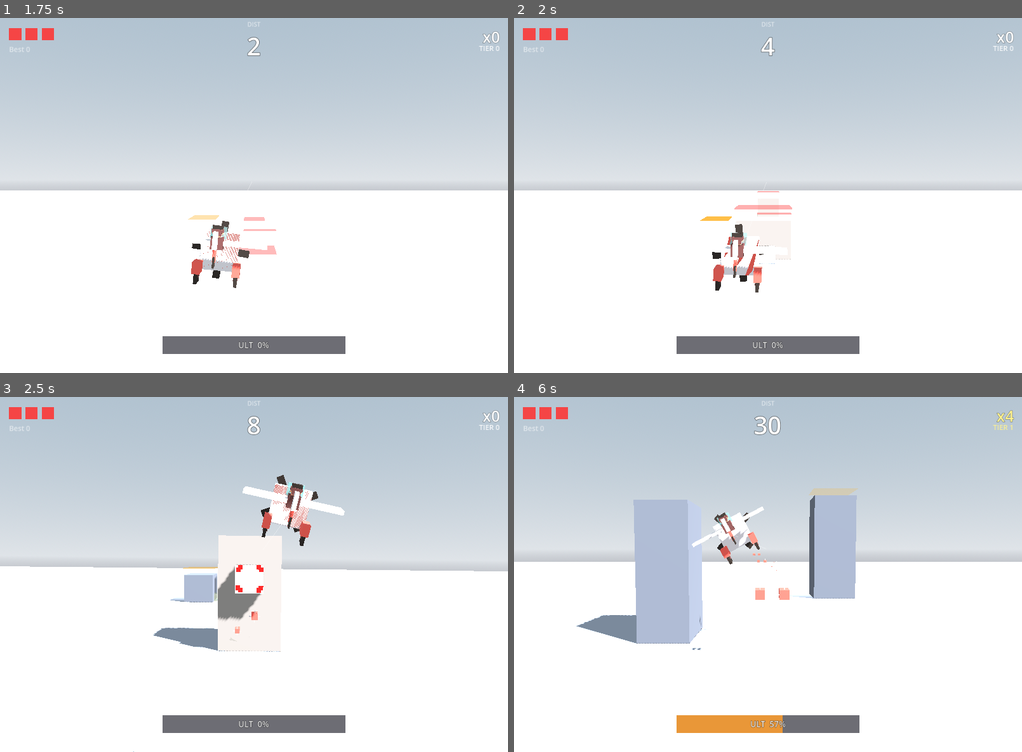
Above: before the commit, frames 1-4 (two rows, left to right).
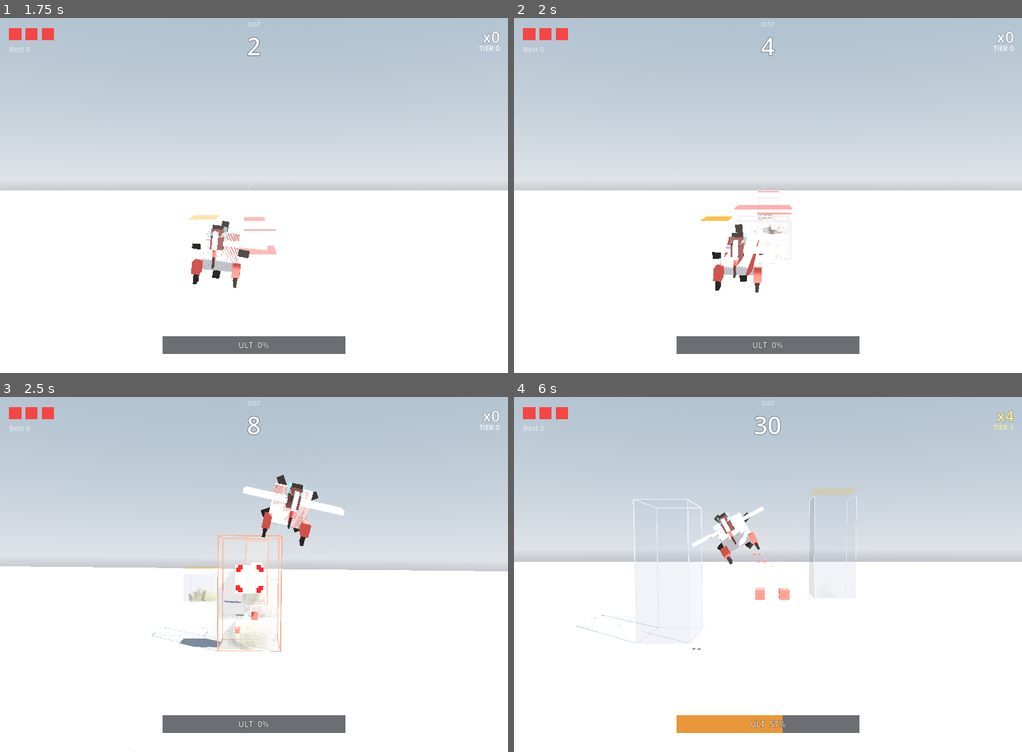
Above: after the commit, the same moments.

Repository: weathermanho/supercent
Game: Godot game, scene res://scenes/Main.tscn
Two runs of this game, one before a commit and one after it. Both use one fixed random seed, a clock stepped at 60 frames per second and the inputs below.
Inputs (mouse positions are in pixels of both pictures, inside the frame that each line leads up to):
- Up to frame 1 (1.75 s): tap Enter at 0.5, 1.25 s; move the mouse to (365, 177) at 0.52 s; hold Right mouse button (fire_missle) 0.53-1.25 s; click (365, 177) at 0.67 s; drag from (152, 213) to (228, 266) at 1.27 s
- Up to frame 2 (2 s): no input
- Up to frame 3 (2.5 s): move the mouse to (304, 496) at 2.02 s; hold Right mouse button (fire_missle) from 2.03 s (still down); click (304, 496) at 2.17 s
- Up to frame 4 (6 s): release Right mouse button (fire_missle) at 2.75 s; drag from (742, 645) to (615, 521) at 2.77 s; move the mouse to (920, 627) at 3.52 s; hold Right mouse button (fire_missle) 3.53-4.25 s; click (920, 627) at 3.67 s; drag from (615, 521) to (691, 485) at 4.27 s; move the mouse to (793, 574) at 5.02 s; hold Right mouse button (fire_missle) 5.03-5.75 s; click (793, 574) at 5.17 s; drag from (691, 485) to (666, 592) at 5.77 s

Frame 1 is identical in both runs. In frame 2, less than 0.1% of the frame differs, in the area x 47-55%, y 55-69%; in frame 3, 2.7%; in frame 4, 7.2%, in the area x 12-68%, y 27-70%.

Commit message:
feat(gameplay): 기둥 X-ray 와이어프레임 + threat indicator
기둥을 *통과 가능성*을 즉시 가늠할 수 있게 시각화 재설계:

(1) X-ray look:
- 기둥 body를 transparent_box (alpha 0.18)로 → 겹친 기둥 사이로
  깊이가 보임.
- 12개 모서리 박스(thickness 3, unshaded)를 따로 그려서 silhouette만
  선명하게 → 와이어프레임 X-ray 느낌.

(2) Threat indicator:
- Main._move_pillars에 비행기 swept volume 계산
  (x: plane.x ~ +2500, y: ±22, z: ±30).
- 각 기둥에 swept box ∩ pillar AABB 검사 — y/z 둘 다 겹쳐야 충돌.
- Pillar.set_threat()이 _edge_mat을 빨간 emission으로 토글.
- Pillar._process가 emission_energy를 1.4~2.6 사이 펄스 (sin, ~125bpm).

결과:
- 짧은 ground 기둥 → 비행기 y가 위라 자동 안전 → 모서리 회색
- 긴 ground 기둥 + 내 z 레인 → 충돌 코스 → 빨간 펄스 모서리
- 천장 기둥 짧은 거 → 자동 안전 → 회색
- 천장 기둥 긴 거 + 내 z → 빨간 펄스

좌우/상하로 비행기 움직이면 모서리 색이 실시간 바뀜 = 통과 가능성
직접 보임. 충돌 검사 식 그대로 forward 연장이라 *수학적으로 정확*.

Co-Authored-By: Claude Opus 4.7 <noreply@anthropic.com>

Diff:
--- a/godot_project/scripts/Main.gd
+++ b/godot_project/scripts/Main.gd
@@ -529,6 +529,21 @@
 
 
 func _move_pillars(dt_ms: float) -> void:
+	# Plane's "swept volume" — the box ahead of the plane representing where
+	# it WILL physically be. Any pillar AABB-overlapping this box is on a
+	# collision course (threat) and will glow red. Same z/y math as the actual
+	# crash check, just extended forward in x.
+	const SWEEP_LEN: float = 2500.0
+	const SWEEP_HALF_Y: float = 22.0
+	const SWEEP_HALF_Z: float = 30.0
+	var p: Vector3 = airplane.position
+	var sweep_x_min: float = p.x
+	var sweep_x_max: float = p.x + SWEEP_LEN
+	var sweep_y_min: float = p.y - SWEEP_HALF_Y
+	var sweep_y_max: float = p.y + SWEEP_HALF_Y
+	var sweep_z_min: float = p.z - SWEEP_HALF_Z
+	var sweep_z_max: float = p.z + SWEEP_HALF_Z
+
 	var to_remove: Array[int] = []
 	for i in _pillars.size():
 		var pl := _pillars[i]
@@ -538,6 +553,19 @@
 			to_remove.append(i)
 			continue
 		var alive: bool = pl.step(dt_ms, airplane.position.x)
+
+		# Threat check — does this pillar overlap the plane's swept volume?
+		var is_threat: bool = false
+		if pl.is_solid_hazard():
+			var pl_x_min: float = pl.global_position.x - pl.w * 0.5
+			var pl_x_max: float = pl.global_position.x + pl.w * 0.5
+			var pl_z_min: float = pl.global_position.z - pl.d * 0.5
+			var pl_z_max: float = pl.global_position.z + pl.d * 0.5
+			if pl_x_max > sweep_x_min and pl_x_min < sweep_x_max \
+			and pl_z_max > sweep_z_min and pl_z_min < sweep_z_max \
+			and pl.emerged_top_y > sweep_y_min and pl.emerged_bottom_y < sweep_y_max:
+				is_threat = true
+		pl.set_threat(is_threat)
 
 		# Eruption punch — a spike snapping up kicks the camera.
 		if pl.consume_erupt():
--- a/godot_project/scripts/Pillar.gd
+++ b/godot_project/scripts/Pillar.gd
@@ -59,6 +59,11 @@
 var _tele_mat: StandardMaterial3D
 var _fake_done: bool = false
 var _pending_erupt: bool = false
+## Wireframe edges (12 thin box meshes) + a shared material that's tinted when
+## the pillar is on the plane's collision course (threat indicator).
+var _edges: Array = []
+var _edge_mat: StandardMaterial3D
+var _is_threat: bool = false
 
 # Cached for Main's collision query: current world-y of the emerged top and
 # bottom (handles both ground-up and ceiling-down orientations).
@@ -123,18 +128,31 @@
 		core_hp = 1
 
 
+func _process(_delta: float) -> void:
+	# Pulse threat indicator: warm-red emission breathes ~125bpm so it reads as
+	# "danger now". Only runs while flagged a threat — otherwise stays cold.
+	if _is_threat and _edge_mat != null:
+		_edge_mat.emission_energy_multiplier = 1.4 + 1.2 * absf(sin(Time.get_ticks_msec() * 0.009))
+
+
 func _ready() -> void:
 	position.y = _y_hidden
 
-	# Concrete body. Cool dark grey for unbreakable; a lighter, slightly warm
-	# concrete for breakable so even before the red core reads the silhouette
-	# hints "target" (image.png monolith tone). Hidden until RISING starts so
-	# no part of the pillar is visible in advance — only the ground telegraph
-	# marker warns the player something's coming.
+	# X-ray look: the body is SEMI-TRANSPARENT (you can see depth through and
+	# past stacked pillars), and the silhouette is drawn separately via 12
+	# opaque edge boxes wireframe-style. The edge material is recolored when
+	# the pillar is on the plane's collision course (threat indicator).
 	var body_color: Color = Color8(134, 126, 118) if breakable else Color8(94, 97, 104)
-	_body = BoxFactory.make_box(w, h, d, body_color)
+	_body = BoxFactory.make_transparent_box(w, h, d, body_color, 0.18)
 	_body.visible = false
 	add_child(_body)
+
+	# Edge material — shared by all 12 edge boxes of THIS pillar so we can tint
+	# them as one.
+	_edge_mat = StandardMaterial3D.new()
+	_edge_mat.shading_mode = BaseMaterial3D.SHADING_MODE_UNSHADED
+	_edge_mat.albedo_color = Color(0.88, 0.88, 0.92)
+	_build_edges(w, h, d)
 
 	if breakable:
 		# Glowing red weak-point core on the FRONT (-X) face, at roughly plane
@@ -198,6 +216,8 @@
 				# Materialize the pillar at the moment it begins to move so
 				# nothing of it has been visible before this frame.
 				_body.visible = true
+				for e in _edges:
+					e.visible = true
 				if _core != null:
 					_core.visible = true
 		Phase.RISING:
@@ -236,6 +256,54 @@
 	return emerged_top_y > GROUND_Y + 40.0
 
 
+## Build 12 thin BoxMesh children that trace the AABB edges of the pillar.
+## All share `_edge_mat` so tinting them as a group is a one-line change.
+func _build_edges(w_: float, h_: float, d_: float) -> void:
+	const T: float = 3.0   # edge thickness
+	var hw: float = w_ * 0.5
+	var hh: float = h_ * 0.5
+	var hd: float = d_ * 0.5
+	# 4 edges along X (top-back, top-front, bottom-back, bottom-front)
+	for sy in [-1.0, 1.0]:
+		for sz in [-1.0, 1.0]:
+			_add_edge(Vector3(w_, T, T), Vector3(0.0, sy * hh, sz * hd))
+	# 4 edges along Y (vertical, at corners)
+	for sx in [-1.0, 1.0]:
+		for sz in [-1.0, 1.0]:
+			_add_edge(Vector3(T, h_, T), Vector3(sx * hw, 0.0, sz * hd))
+	# 4 edges along Z
+	for sx in [-1.0, 1.0]:
+		for sy in [-1.0, 1.0]:
+			_add_edge(Vector3(T, T, d_), Vector3(sx * hw, sy * hh, 0.0))
+
+
+func _add_edge(size: Vector3, pos: Vector3) -> void:
+	var mesh := BoxMesh.new()
+	mesh.size = size
+	var mi := MeshInstance3D.new()
+	mi.mesh = mesh
+	mi.set_surface_override_material(0, _edge_mat)
+	mi.position = pos
+	mi.visible = false
+	add_child(mi)
+	_edges.append(mi)
+
+
+## Toggle threat indicator (called from Main each frame). Threat = the plane's
+## future trajectory volume intersects this pillar's AABB.
+func set_threat(threat: bool) -> void:
+	if _edge_mat == null:
+		return
+	_is_threat = threat
+	if threat:
+		_edge_mat.emission_enabled = true
+		_edge_mat.emission = Color(1.0, 0.25, 0.20)
+		_edge_mat.albedo_color = Color(1.0, 0.55, 0.45)
+	else:
+		_edge_mat.emission_enabled = false
+		_edge_mat.albedo_color = Color(0.88, 0.88, 0.92)
+
+
 ## One-shot: true on the single frame the pillar begins erupting (for camera
 ## punch / dust). Clears itself.
 func consume_erupt() -> bool:
